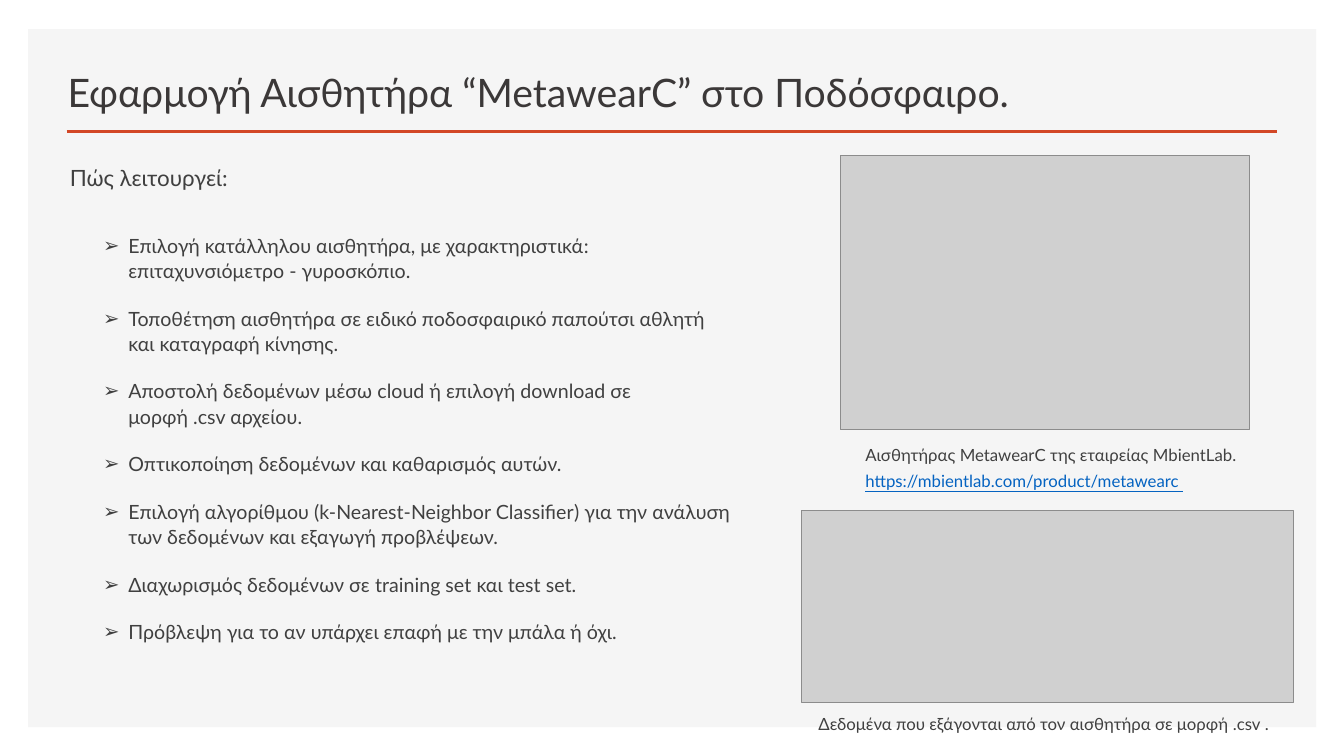
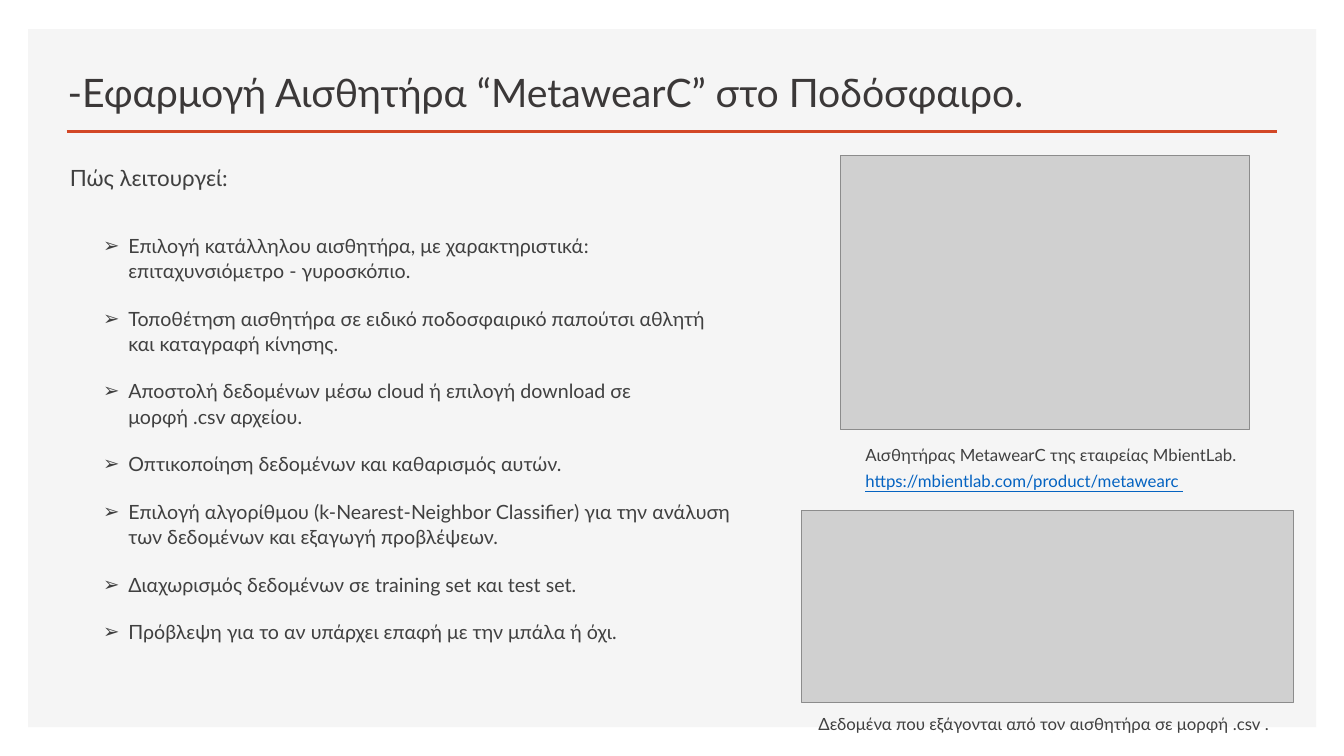
Before and after one commit to nikosbampis/Machine-Learning, a slide deck: slide 3 of machine-learning-12-13.pptx. Drawn at 1344x756 pixels with LibreOffice and Linux fonts; fonts in the diff are those of the drawing; grey boxes stand for pictures. Boxes give left, top, right and bottom in pixels: in the first picture for what was removed or moved away, otherwise in the second. Text is boxed around its words. In the diff, an @@ line names an element or a change of style, - is before the commit and + after.

```diff
--- a/machine-learning-12-13.pptx
+++ b/machine-learning-12-13.pptx
@@ title at <box>68,77,1024,114</box>: text changed @@
-Εφαρμογή Αισθητήρα “MetawearC” στο Ποδόσφαιρο.
+-Εφαρμογή Αισθητήρα “MetawearC” στο Ποδόσφαιρο.
```
Also in this commit, not shown: 1 other slide changed, 4 slides added, 4 slides removed.
